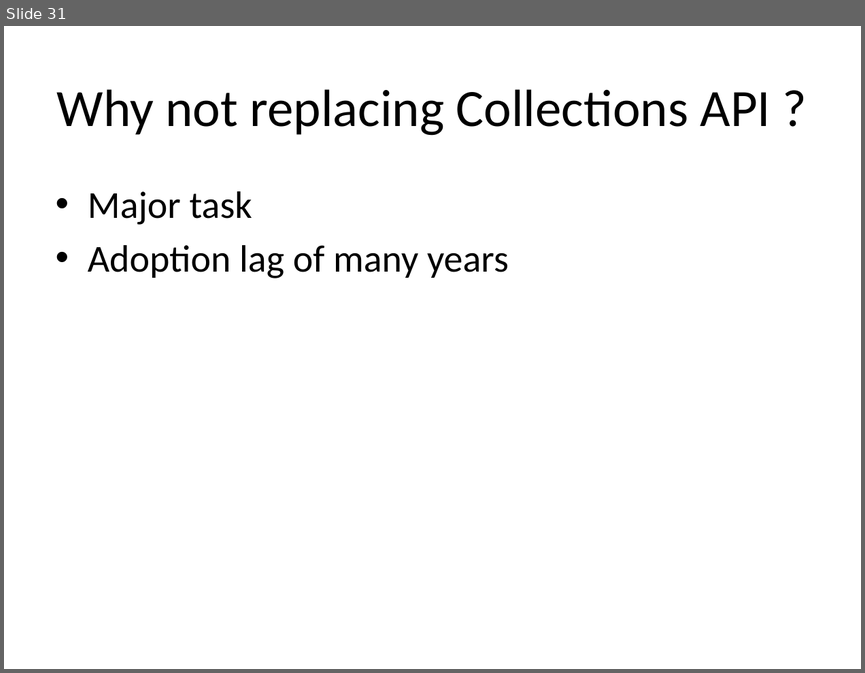
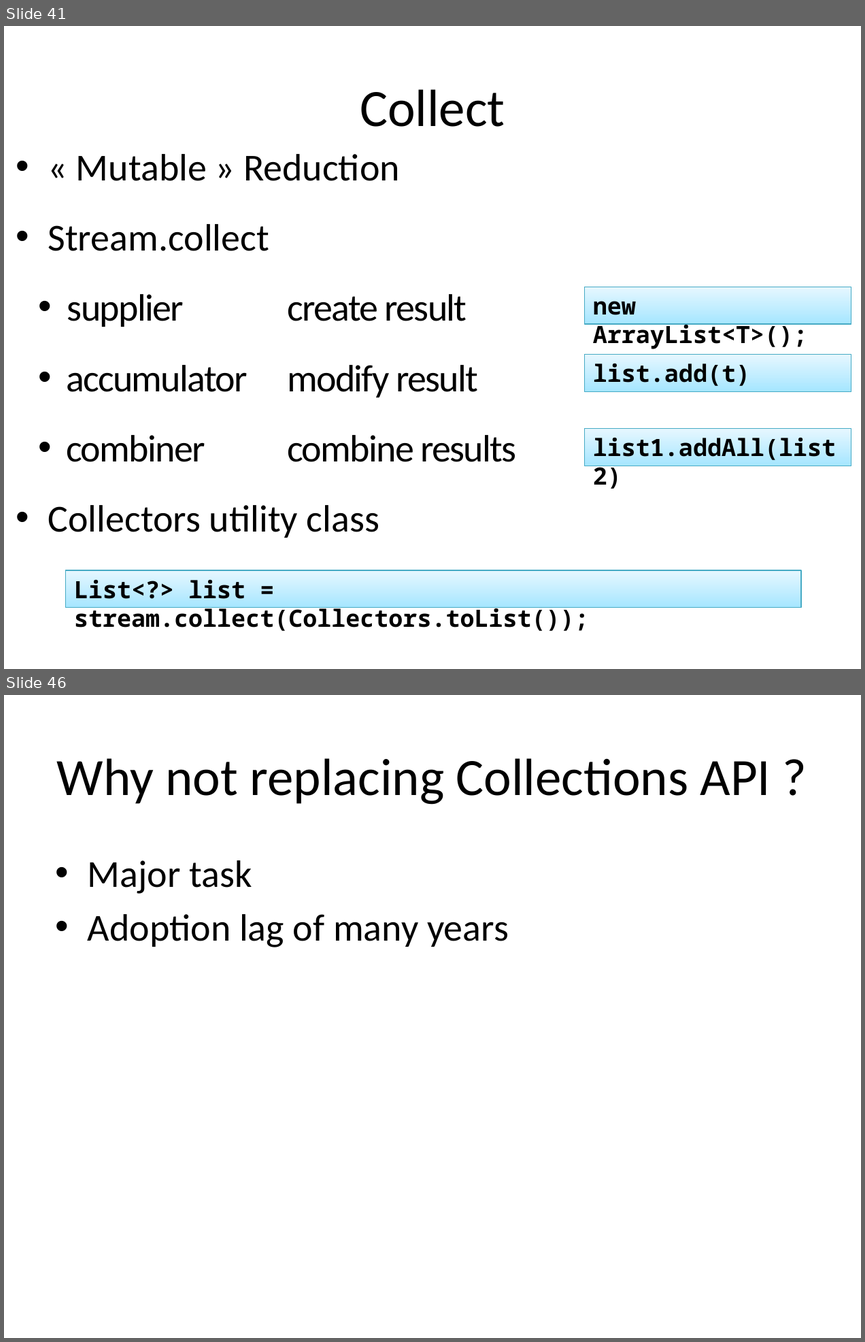
Before and after one commit to kwakeroni/workshops, a slide deck: workshop-java8.pptx. Shown one above the other, each under a label of ours: slide 31 before the commit, slides 41 and 46 after it; the slides between them are not shown. The pictures are 865x673 and 865x1342 pixels, drawn with LibreOffice and Linux fonts; fonts in the diff are those of the drawing. Boxes give left, top, right and bottom in pixels: in the first picture for what was removed or moved away, otherwise in the second. Text is boxed around its words. In the diff, an @@ line names an element or a change of style, - is before the commit and + after.

Commit message:
Added reduction and collection

```diff
--- a/workshop-java8.pptx
+++ b/workshop-java8.pptx
@@ slide 41 added at (x1=4, y1=26, x2=861, y2=669), background #FFFFFF @@
@@ title added at (x1=360, y1=89, x2=504, y2=127), 44 pt, text #000000 @@
+Collect
@@ text added at (x1=48, y1=154, x2=516, y2=537), 32 pt, text #000000 @@
+• « Mutable » Reduction
+• Stream.collect
+  • supplier create result
+  • accumulator modify result
+  • combiner combine results
+• Collectors utility class
@@ rectangle added at (x1=584, y1=286, x2=851, y2=324), fill gradient #E6F7FF to #A6E6FF, outline #46AAC4 0.74 pt, 20 pt, text #000000, bold @@
+new ArrayList<T>();
@@ rectangle added at (x1=584, y1=354, x2=851, y2=392), fill gradient #E6F7FF to #A6E6FF, outline #46AAC4 0.74 pt, 20 pt, text #000000, bold @@
+list.add(t)
@@ rectangle added at (x1=584, y1=428, x2=851, y2=465), fill gradient #E6F7FF to #A6E6FF, outline #46AAC4 0.74 pt, 20 pt, text #000000, bold @@
+list1.addAll(list2)
@@ rectangle added at (x1=66, y1=570, x2=801, y2=608), fill gradient #E6F7FF to #A6E6FF, outline #46AAC4 0.74 pt, 20 pt, text #000000, bold @@
+List<?> list = stream.collect(Collectors.toList());
@@ what was slide 31 is now slide 46 @@
```
Also in this commit, not shown: 1 slide changed, 15 other slides added, 1 slide removed, 1 other file.
